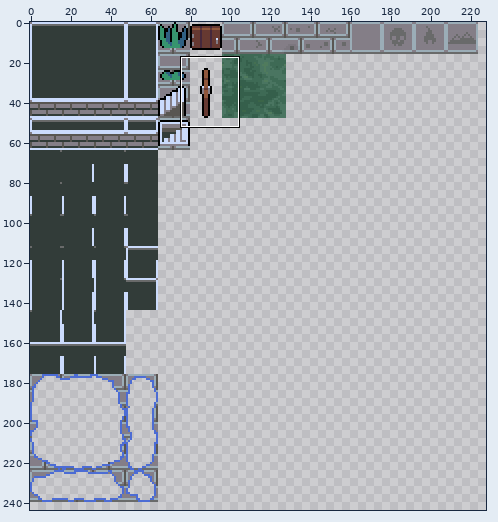
One commit to this sprite sheet: android/assets/sprites/tiles-1.png. Above: a wide view before the commit, with the close-up outlined.
Close-up. Before the edit:
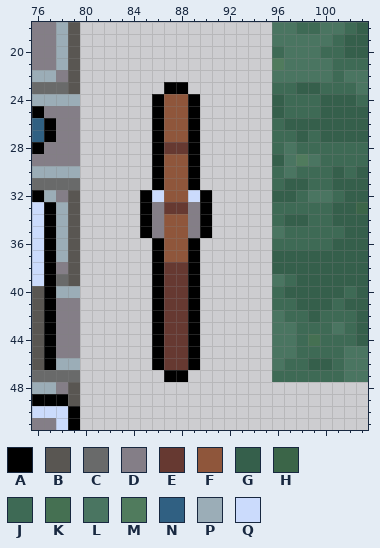
The file is 512x256 pixels. Pixels under 10% opacity are left out. Colours within 5 levels of each other are drawn and written as one. Shown: x 76..103, y 18..51. The wide view leaves out empty margins.
Palette (. is transparent): A #000000  B #595652  C #696a6a  D #847e87  E #663931  F #8f563b  G #355f4b  H #3b6548  J #3e6a55  K #457052  L #4a7561  M #507b5d  N #306082  P #9badb7  Q #cbdbfc
Pixels before, first column x 76:
18 DDPB................LLJJLLJG
19 DDPB................LLLLLJGG
20 DDPB................JLLLJJGG
21 DDPB................MLLLLJJJ
22 PPDB................LLLLLJLL
23 CCCB.......AA.......JJGGJJJL
24 PPPP......AFFA......GJJJGGGJ
25 ADDD......AFFA......GJJJGGGG
26 NADD......AFFA......JGGGGGGG
27 NADD......AFFA......JJGJGGGG
28 ADDD......AEEA......JLJJJJJJ
29 DDDD......AFFA......GLMLJJJJ
30 PPPP......AFFA......JLJJJGJG
31 CCCC......AFFA......JGGJJGGG
32 APDB.....AQFFQA.....GGJLLJGG
33 QAPB.....ADEEDA.....JJJJJGGH
34 QAPB.....ADFFDA.....JGGJJGGG
35 QAPB.....ADFFDA.....LJJJJJGG
36 QAPB......AFFA......JJJJJGGG
37 QAPB......AFFA......GGGGGGGG
38 QADB......AEEA......GGGGGGGG
39 QACB......AEEA......LJGGGGGG
40 BAPP......AEEA......JGGGGGJG
41 BADD......AEEA......JJGGGJGG
42 BADD......AEEA......LJJGJJJG
43 BADD......AEEA......LLJJJLJG
44 BADD......AEEA......LLJKJJJG
45 BADD......AEEA......LLJJJJLL
46 BAPP......AEEA......LJJGGJLL
47 CCCC.......AA.......JJJJJJLL
48 PPDB........................
49 AAAB........................
50 QQQA........................
51 DDQA........................
And afterwards:
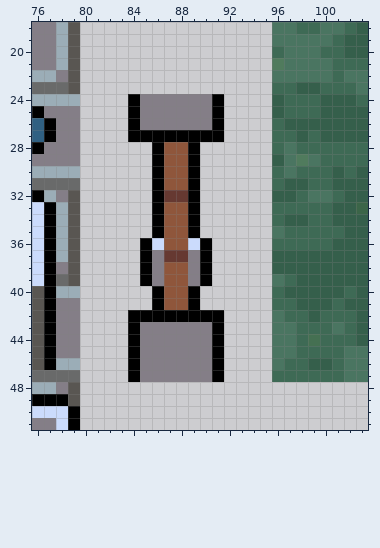
Difference:
Changed rows in their new state; - is an unchanged pixel.
first column x 84:
23 ---..---
24 ADDDDDDA
25 ADDDDDDA
26 ADDDDDDA
27 AA-AA-AA
28 ---FF---
first column x 84:
32 -.AEEA.-
33 -.AFFA.-
34 -.A--A.-
35 -.A--A.-
36 -AQ--QA-
37 -ADEEDA-
38 -ADFFDA-
39 -ADFFDA-
40 ---FF---
41 ---FF---
42 AA-AA-AA
43 ADDDDDDA
44 ADDDDDDA
45 ADDDDDDA
46 ADDDDDDA
47 ADDDDDDA
Boxes around the changes in both close-ups, in picture pixels (x1, y1, x2, y2):
changed: (128, 82, 224, 382)
